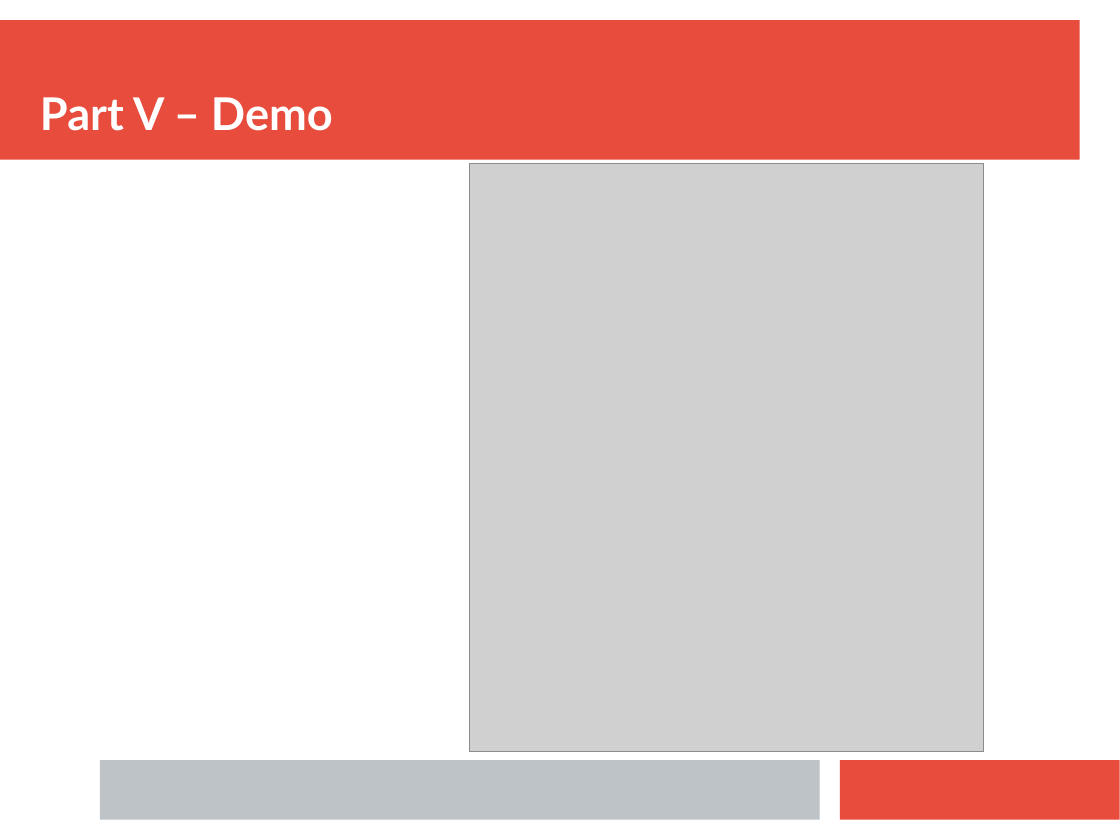
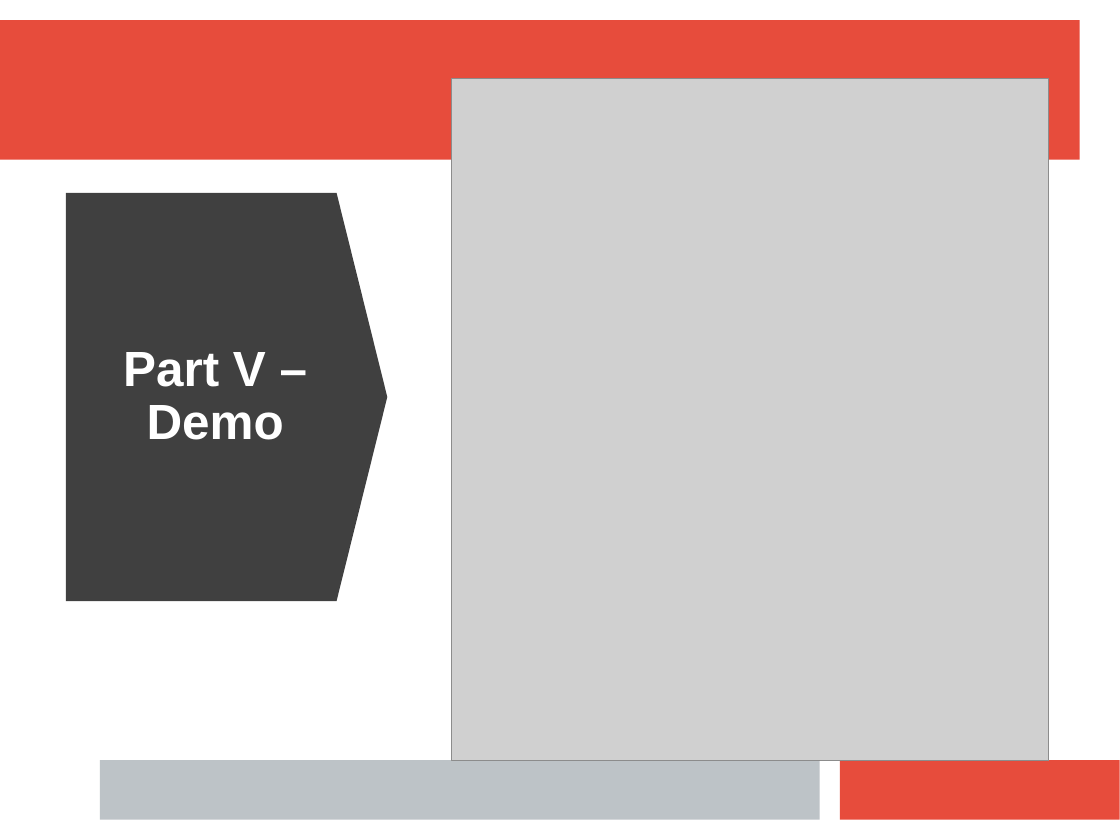
Before and after one commit to ianmiell/gitops-first-steps, a slide deck: slide 28 of slides/gitops_first_steps.pptx. Drawn at 1120x840 pixels with LibreOffice and Linux fonts; fonts in the diff are those of the drawing; grey boxes stand for pictures. Boxes give left, top, right and bottom in pixels: in the first picture for what was removed or moved away, otherwise in the second. Text is boxed around its words. In the diff, an @@ line names an element or a change of style, - is before the commit and + after.

```diff
--- a/slides/gitops_first_steps.pptx
+++ b/slides/gitops_first_steps.pptx
@@ picture: place and size @@
-picture at <box>470,164,985,752</box>
+picture at <box>452,79,1049,761</box>
@@ down arrow added at <box>66,192,387,601</box>, fill #404040 @@
@@ text "Part V – Demo": place and size @@
-text "Part V – Demo" at <box>40,97,333,131</box>
+text "Part V – Demo" at <box>123,352,284,440</box>
@@ text "Part V – Demo" at <box>123,352,284,440</box>: size 32 to 35 pt, font Lato to Arial; alignment left to centre; line spacing 1 to 0.9; more space between paragraphs; vertical alignment bottom to middle @@
```
Also in this commit, not shown: 7 other slides changed, 1 other file.
